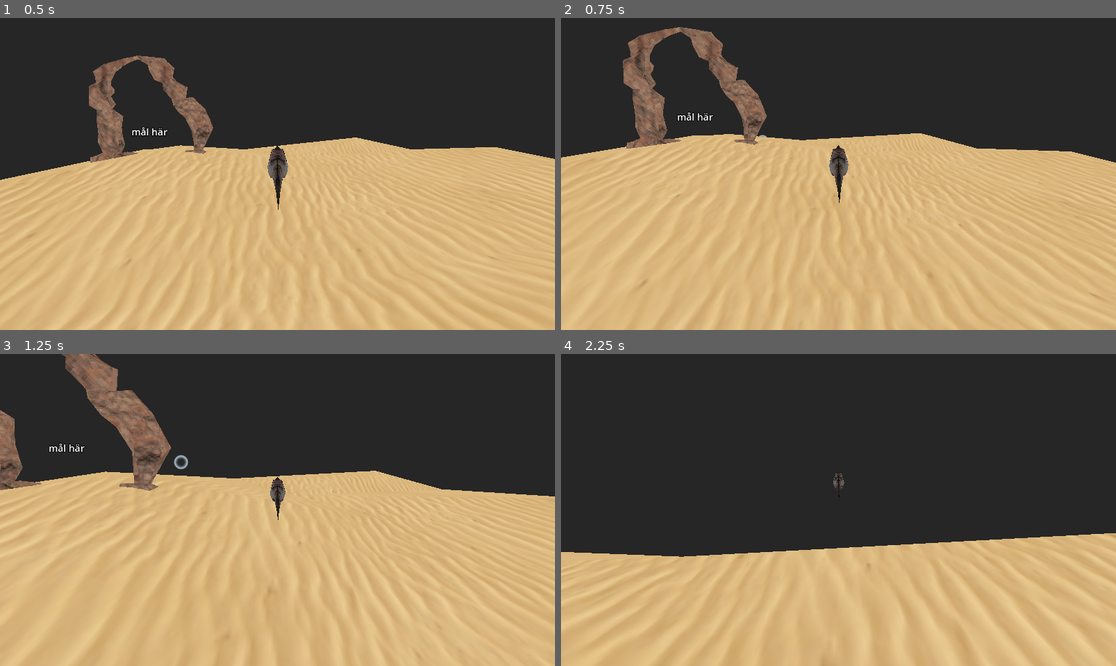
Above: before the commit, frames 1-4 (two rows, left to right).
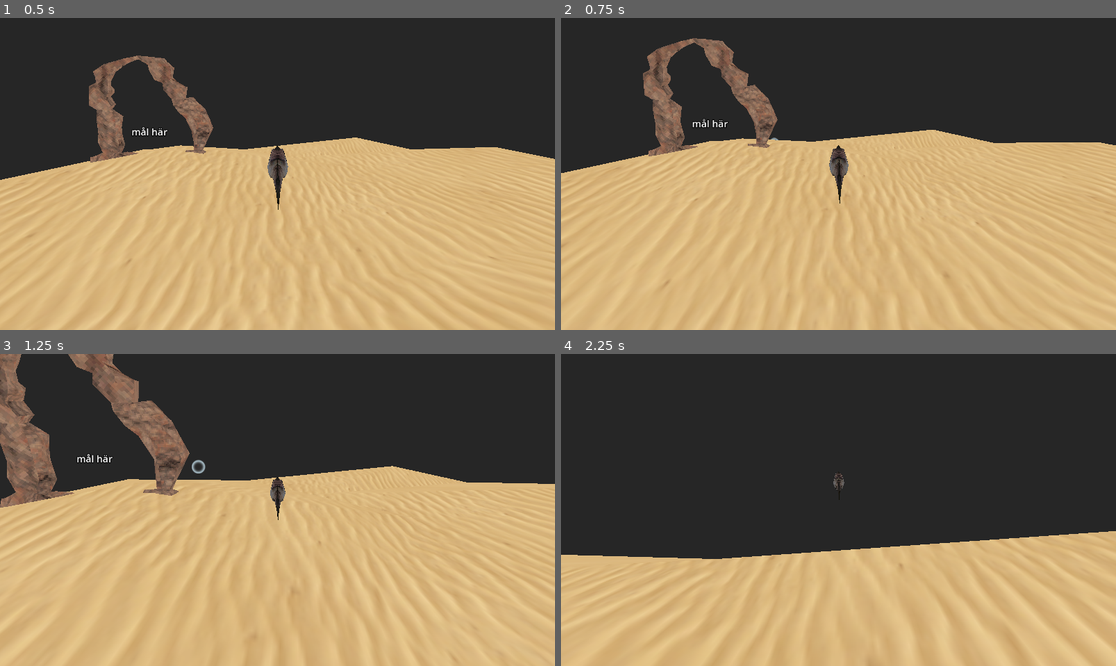
Above: after the commit, the same moments.

Repository: henkehedstrom/dj-scaled
Game: Godot game, scene res://level.tscn
Two runs of this game, one before a commit and one after it. Both use one fixed random seed, a clock stepped at 60 frames per second and the inputs below.
Inputs (mouse positions are in pixels of both pictures, inside the frame that each line leads up to):
- Up to frame 1 (0.5 s): no input
- Up to frame 2 (0.75 s): move the mouse to (866, 174) at 0.52 s; hold W (forward) from 0.53 s (still down)
- Up to frame 3 (1.25 s): keep holding W (forward)
- Up to frame 4 (2.25 s): keep holding W (forward); move the mouse to (810, 510) at 1.27 s; move the mouse to (849, 503) at 2.02 s

Frame 1 is identical in both runs. In frame 2, 7.5% of the frame differs, in the area x 0-100%, y 2-100%; in frame 3, 9.2%, in the area x 0-100%, y 0-100%; in frame 4, 2.6%.

Commit message:
swap roll and yaw

Diff:
--- a/Fish.gd
+++ b/Fish.gd
@@ -67,8 +67,8 @@
 		clamp(rotation_angle.x, -max_roll_speed, max_roll_speed))
 
 	rotate(right, local_rotation.x * delta) # Pitch
-	rotate(up, local_rotation.y * delta) # Yaw
-	rotate(forward, local_rotation.z * delta) # Roll
+	rotate(up, local_rotation.z * delta) # Yaw
+	rotate(forward, local_rotation.y * delta) # Roll
 
 	yaw = 0.0;
 	rotation_angle = Vector2.ZERO
